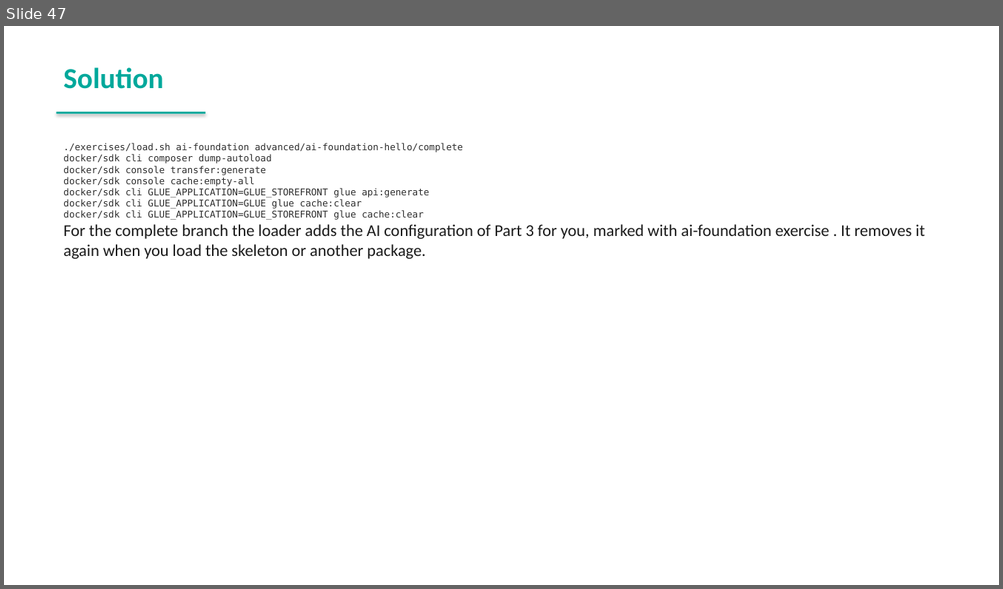
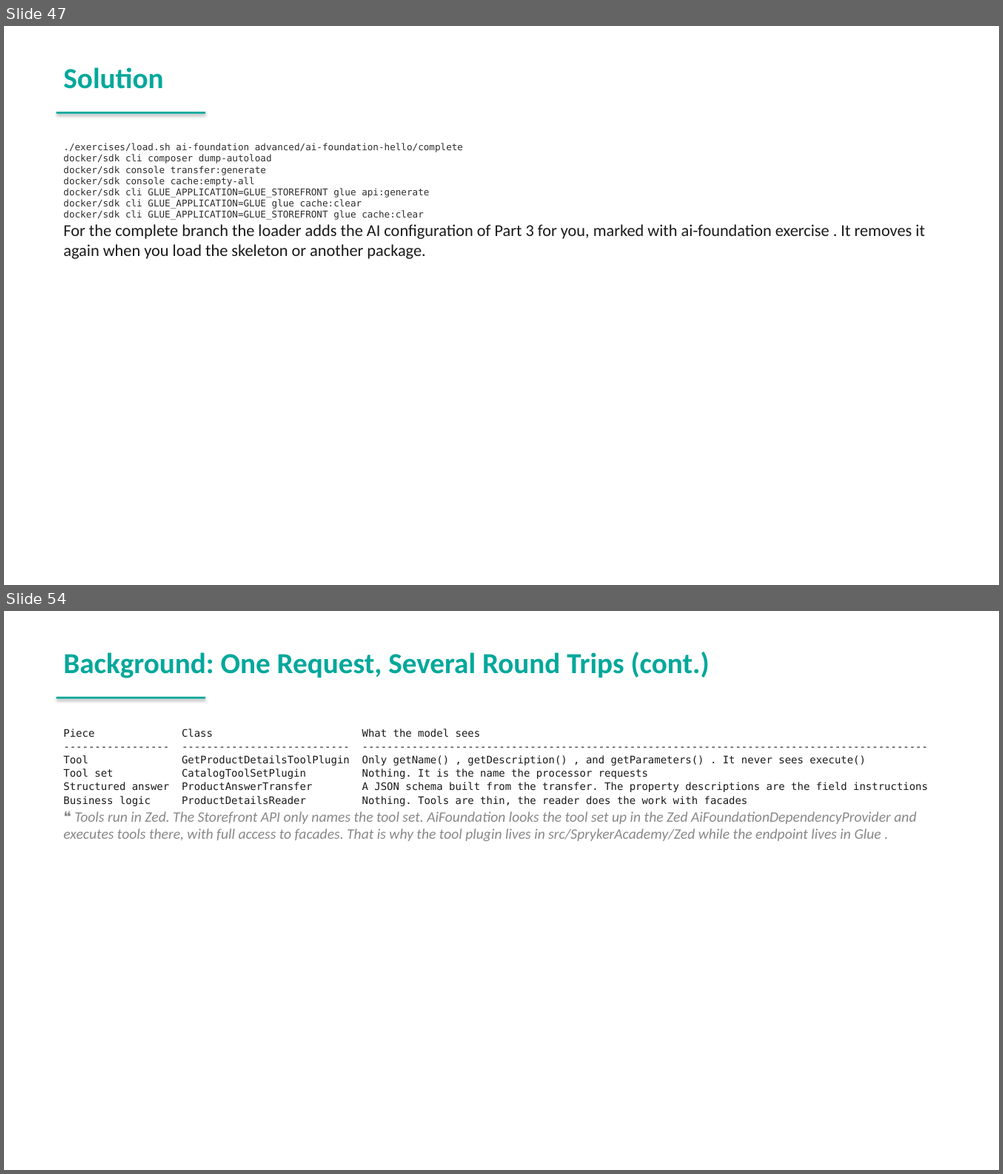
Before and after one commit to spryker-academy/instructor-exercises, a slide deck: guides-pptx/spryker-academy-ai.pptx. Shown one above the other, each under a label of ours: slide 47 before the commit, slides 47 and 54 after it; the slides between them are not shown. The pictures are 1003x589 and 1003x1174 pixels, drawn with LibreOffice and Linux fonts; fonts in the diff are those of the drawing. Boxes give left, top, right and bottom in pixels: in the first picture for what was removed or moved away, otherwise in the second. Text is boxed around its words. In the diff, an @@ line names an element or a change of style, - is before the commit and + after.

```diff
--- a/guides-pptx/spryker-academy-ai.pptx
+++ b/guides-pptx/spryker-academy-ai.pptx
@@ slide 54 added at (4,611,999,1170), background #FFFFFF @@
@@ text added at (63,652,709,678), 28 pt, text #00A89B, bold @@
+Background: One Request, Several Round Trips (cont.)
@@ rectangle added at (57,697,205,699), fill #00A89B @@
@@ text added at (63,729,928,842), 10 pt, text #1A1A1A @@
+Piece Class What the model sees
+----------------- --------------------------- -------------------------------------------------------------------------------------------
+Tool GetProductDetailsToolPlugin Only getName() , getDescription() , and getParameters() . It never sees execute()
+Tool set CatalogToolSetPlugin Nothing. It is the name the processor requests
+Structured answer ProductAnswerTransfer A JSON schema built from the transfer. The property descriptions are the field instructions
+Business logic ProductDetailsReader Nothing. Tools are thin, the reader does the work with facades
+❝ Tools run in Zed. The Storefront API only names the tool set. AiFoundation looks the tool set up in the Zed AiFoundationDependencyProvider and executes tools there, with full access to facades. That is why the tool plugin lives in src/SprykerAcademy/Zed while the endpoint lives in Glue .
```
Also in this commit, not shown: 10 slides changed, 20 other slides added, 13 other files.
